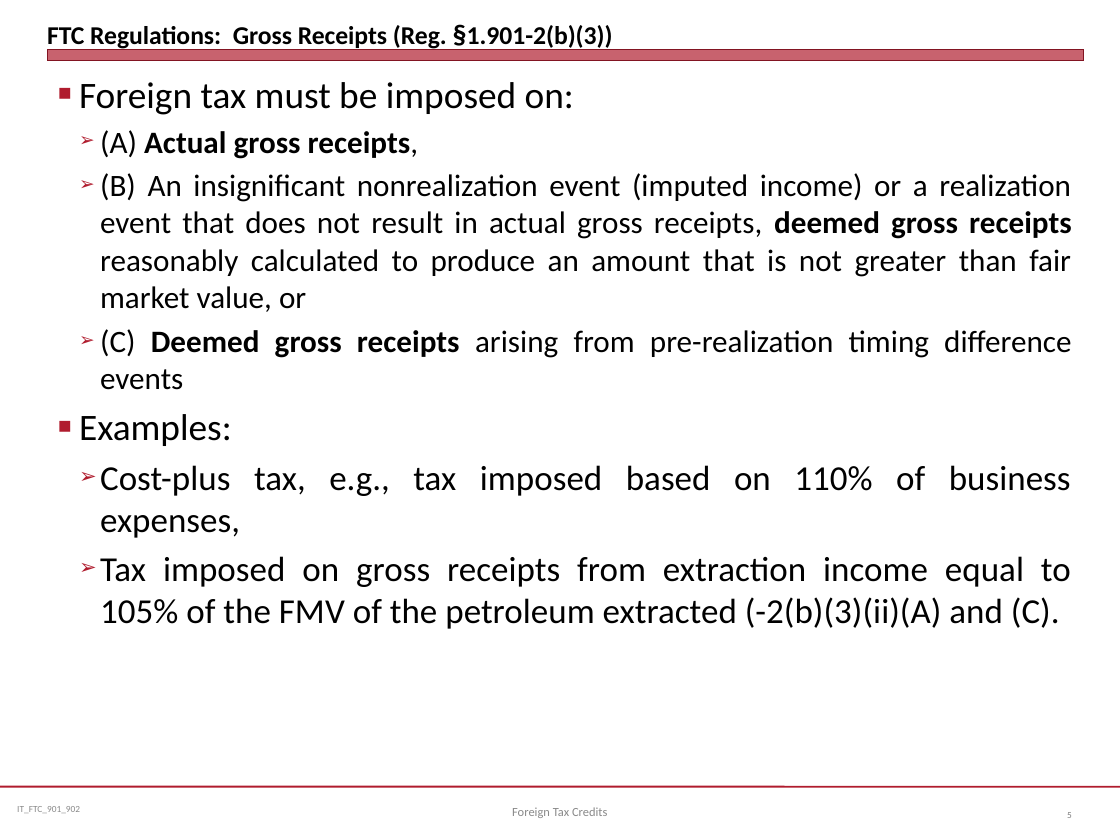
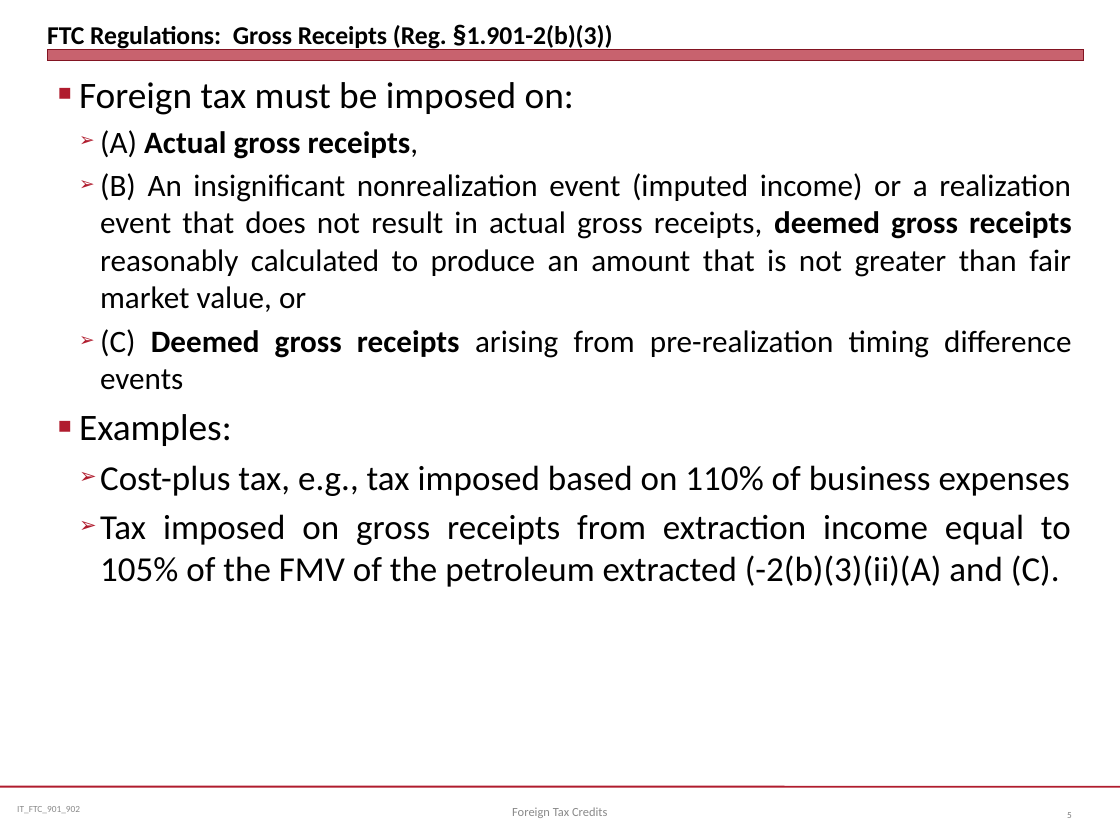
Before and after one commit to jmc877/International-Tax, a slide deck: slide 5 of slides/IT_FTC_901_22.pptx. Drawn at 1120x840 pixels with LibreOffice and Linux fonts; fonts in the diff are those of the drawing. Boxes give left, top, right and bottom in pixels: in the first picture for what was removed or moved away, otherwise in the second. Text is boxed around its words. In the diff, an @@ line names an element or a change of style, - is before the commit and + after.

```diff
--- a/slides/IT_FTC_901_22.pptx
+++ b/slides/IT_FTC_901_22.pptx
@@ text at <box>100,465,1070,496</box>: text changed @@
-  ➢ Cost-plus tax, e.g., tax imposed based on 110% of business expenses,
+  ➢ Cost-plus tax, e.g., tax imposed based on 110% of business expenses
```
Also in this commit, not shown: 3 other slides changed, 3 other files.
